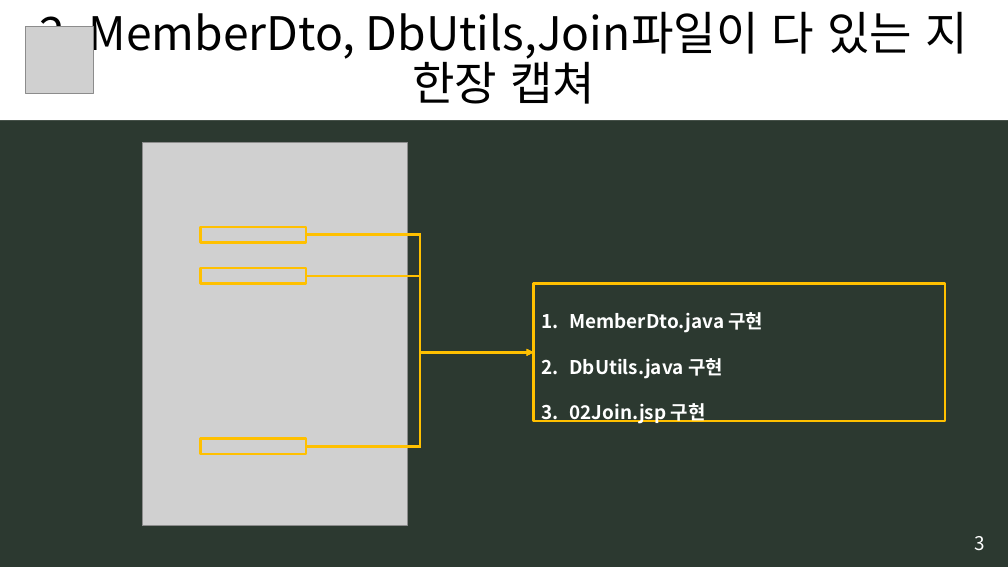
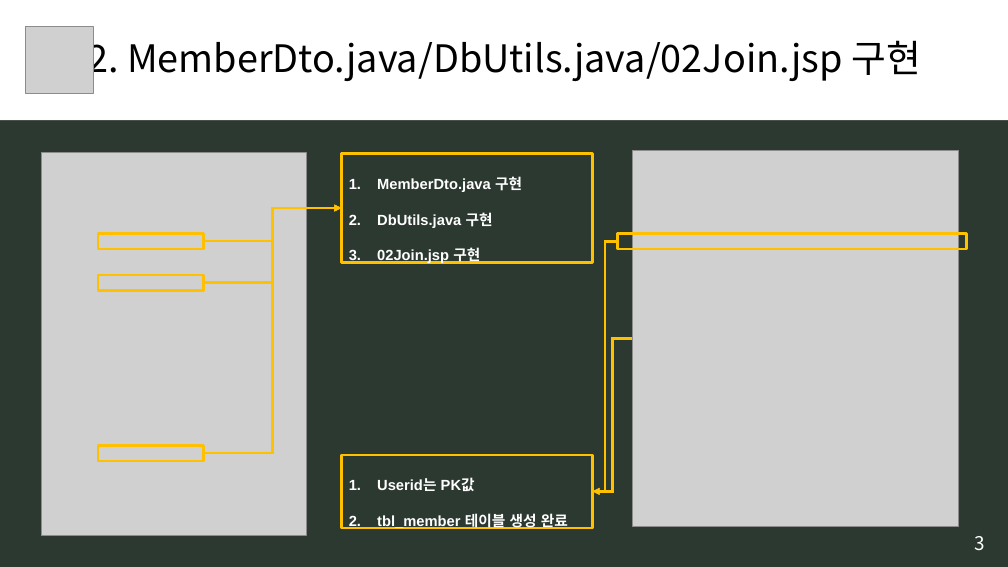
Before and after one commit to B735244/Bigdata_UI_Bogeum, a slide deck: slide 4 of 0. 모듈시험자료/[모듈] 7. 서버프로그램 구현.pptx. Drawn at 1008x567 pixels with LibreOffice and Linux fonts; fonts in the diff are those of the drawing; grey boxes stand for pictures. Boxes give left, top, right and bottom in pixels: in the first picture for what was removed or moved away, otherwise in the second. Text is boxed around its words. In the diff, an @@ line names an element or a change of style, - is before the commit and + after.

```diff
--- a/0. 모듈시험자료/[모듈] 7. 서버프로그램 구현.pptx
+++ b/0. 모듈시험자료/[모듈] 7. 서버프로그램 구현.pptx
@@ text in rectangle at box(87, 34, 921, 83): text changed; size 44 to 36 pt @@
-2. MemberDto, DbUtils,Join파일이 다 있는 지 한장 캡쳐
+2. MemberDto.java/DbUtils.java/02Join.jsp 구현
@@ picture: place and size @@
-picture at box(142, 142, 407, 526)
+picture at box(42, 152, 306, 535)
@@ rectangle "MemberDto.java 구현": place and size @@
-rectangle "MemberDto.java 구현" at box(534, 284, 945, 421)
+rectangle "MemberDto.java 구현" at box(342, 154, 593, 262)
@@ rectangle "MemberDto.java 구현" at box(342, 154, 593, 262): size 18 to 14 pt, font Noto Sans CJK KR to Arial @@
@@ picture added at box(632, 150, 959, 526) @@
@@ elbow arrow moved from (306, 276) - (534, 352) to (203, 283) - (342, 208) @@
@@ elbow arrow moved from (306, 234) - (534, 352) to (203, 241) - (342, 208) @@
@@ elbow arrow moved from (306, 446) - (534, 352) to (203, 453) - (342, 208) @@
@@ rectangle added at box(618, 234, 967, 250), outline #FFC000 2.25 pt @@
@@ elbow arrow added from (618, 241) to (593, 492), #FFC000 2.25 pt @@
@@ elbow arrow added from (632, 339) to (593, 492), #FFC000 2.25 pt @@
@@ 3 rectangles: place and size @@
-3 rectangles at box(200, 227, 306, 454)
+3 rectangles at box(98, 234, 204, 461)
@@ rectangle added at box(342, 455, 593, 529), outline #FFC000 2.25 pt, 14 pt, text #FFFFFF, bold @@
+1. Userid는 PK값
+2. tbl_member 테이블 생성 완료
```
Also in this commit, not shown: 9 other slides changed, 7 slides added, 14 other files.
